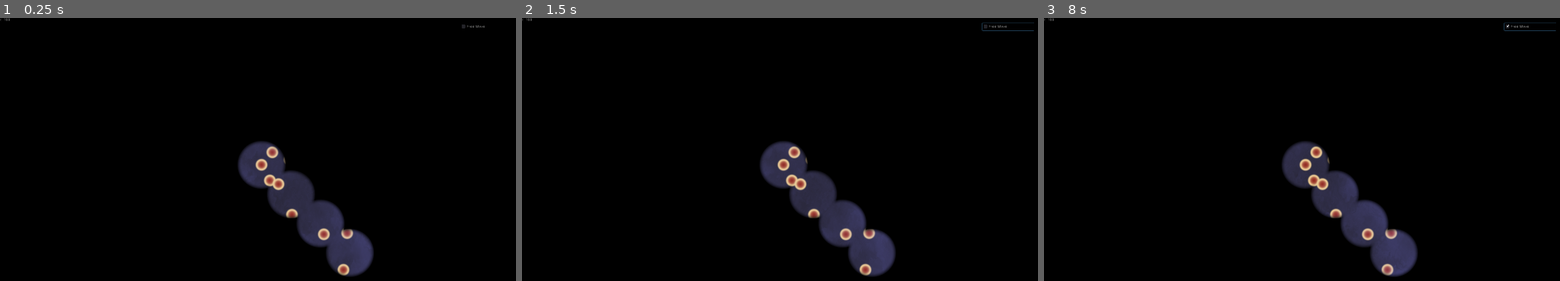
Above: before the commit, frames 1-3 (left to right).
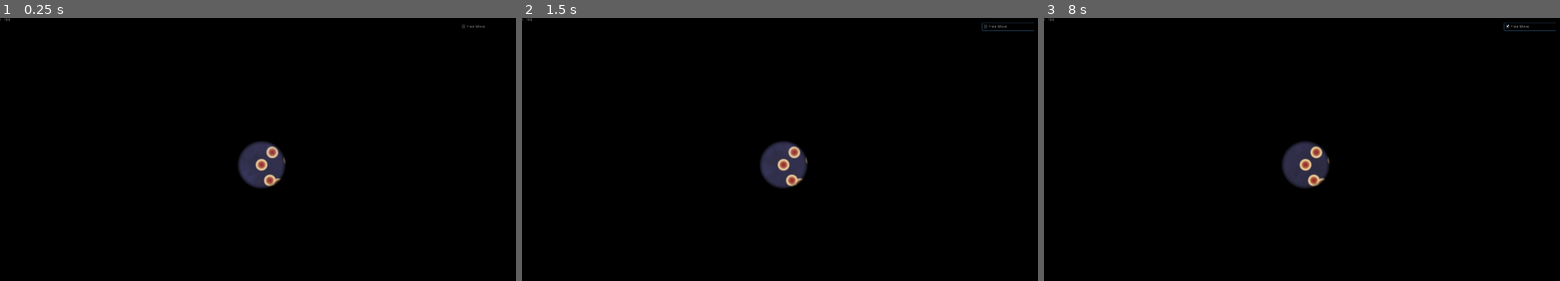
Above: after the commit, the same moments.

Repository: WeLoveGodot/GameOff2019
Game: Godot game, scene res://scene/Game.tscn
The game is run twice, just before and just after one commit, with the same random seed, the same clock (stepped at 60 frames per second) and the same inputs.
Inputs (mouse positions are in pixels of both pictures, inside the frame that each line leads up to):
- Up to frame 1 (0.25 s): no input
- Up to frame 2 (1.5 s): click "Free Move" at 0.5 s; click "Free Move" at 1.25 s
- Up to frame 3 (8 s): click "Free Move" at 2 s; tap Enter at 2.75, 4.25, 5.75 s; move the mouse to (1420, 149) at 2.77 s; click (1420, 149) at 2.92 s; tap Space at 3.5, 5, 6.5 s; move the mouse to (1198, 178) at 3.52 s; click (1198, 178) at 3.67 s; move the mouse to (1358, 99) at 4.27 s; click (1358, 99) at 4.42 s; move the mouse to (1281, 223) at 5.02 s; click (1281, 223) at 5.17 s; move the mouse to (1461, 209) at 5.77 s; click (1461, 209) at 5.92 s; move the mouse to (1147, 120) at 6.52 s; click (1147, 120) at 6.67 s; move the mouse to (1332, 165) at 7.27 s; click (1332, 165) at 7.42 s

The runs differ from the first frame. In frame 1, 3.7% of the frame differs, in the area x 51-73%, y 58-99%; in frame 2, 3.7%; in frame 3, 3.7%.

Commit message:
feat(game): draw holes with new drawer

Diff:
--- a/Holes.gd
+++ /dev/null
@@ -1,51 +0,0 @@
-extends Node2D
-
-# 用texture存洞的信息
-
-const MAX_HOLE = 128
-var holes = []
-var it = ImageTexture.new()
-var image = Image.new()
-var stream = StreamPeerBuffer.new()
-var mat
-var bytes = PoolByteArray([])
-
-var saved = false
-# Called when the node enters the scene tree for the first time.
-func _ready():
-  # test preformance
-  mat = $Rect.get_material()
-  for i in range(4):
-    holes.append({"pos": Vector2(i * 120, i * 120), "r": 100.0})
-  pack_holes()
-
-# Called every frame. 'delta' is the elapsed time since the previous frame.
-func _process(delta):
-  pack_holes()
-
-func pack_float(x: float):
-  stream.clear()
-  stream.put_float(x)
-  stream.seek(0)
-  for i in range(4):
-    bytes.append(stream.get_8())
-
-func pack_holes():
-  # image.lock()
-  # image.fill(Color("#000000"))
-  # image.unlock()
-  bytes = PoolByteArray([])
-  for i in range(holes.size()):
-    var hole = holes[i]
-    pack_float(hole["r"])
-    pack_float(hole["pos"].x)
-    pack_float(hole["pos"].y)
-  while bytes.size() < 3 * 4 * MAX_HOLE:
-    bytes.append(0)
-  image.create_from_data(MAX_HOLE, 1, false, Image.FORMAT_RGBF, bytes)
-  if !saved:
-    image.save_png("res://resource/texture/test.png")
-    saved = true
-  it.create_from_image(image)
-  $Sprite.texture = it
-  mat.set_shader_param("holes_tex", it)
--- a/scene/Game.gd
+++ b/scene/Game.gd
@@ -6,70 +6,75 @@
 var is_debug_camera: bool = false
 
 func _ready():
-	# test code
-	# init_camera()
-	init_planets()
-	add_me()
-	assert(me != null)
-	# test_tween()
+  # test code
+  # init_camera()
+  init_planets()
+  add_me()
+  assert(me != null)
+  # test_tween()
 
 func test_tween():
-	var t = $Tween
-	t.interpolate_property(me, "field_radius", 50, 1000, 1, Tween.TRANS_LINEAR, Tween.TRANS_LINEAR)
-	t.start()
+  var t = $Tween
+  t.interpolate_property(me, "field_radius", 50, 1000, 1, Tween.TRANS_LINEAR, Tween.TRANS_LINEAR)
+  t.start()
 
 func init_camera():
-	$Camera.zoom = Vector2(1, 1)
+  $Camera.zoom = Vector2(1, 1)
 
 func make_noise():
-	var noise = OpenSimplexNoise.new()
-	noise.seed = randi()
-	noise.octaves = 4
-	noise.period = 20.0
-	noise.persistence = 0.8
-	return noise
+  var noise = OpenSimplexNoise.new()
+  noise.seed = randi()
+  noise.octaves = 4
+  noise.period = 20.0
+  noise.persistence = 0.8
+  return noise
 
 func init_planets():
-	var s = Global.GEN_SIZE
-	var noise = make_noise()
-	var half_size = s / 2
-	for row in range(0, s, 5):
-		for col in range(0, s, 5):
-			var x = noise.get_noise_2d(row, col)
-			if abs(x) < Global.PLANTE_GEN_PROB && $Planets.len() < Global.MAX_PLANETS:
-				var coor = Vector2(row - half_size, col - half_size)
-				$Planets.new_planet(coor)
+  var s = Global.GEN_SIZE
+  var noise = make_noise()
+  var half_size = s / 2
+  for row in range(0, s, 5):
+    for col in range(0, s, 5):
+      var x = noise.get_noise_2d(row, col)
+      if abs(x) < Global.PLANTE_GEN_PROB && $Planets.len() < Global.MAX_PLANETS:
+        var coor = Vector2(row - half_size, col - half_size)
+        $Planets.new_planet(coor)
 
 func add_me():
-		me = $Planets.new_planet(Vector2(0, 0))
-		print("got me", me.position)
+	me = $Planets.new_planet(Vector2(0, 0))
+	print("got me", me.position, me.field_radius)
 
 
 # Called every frame. 'delta' is the elapsed time since the previous frame.
 func _process(delta):
-	if !is_debug_camera:
-		update_camera_zoom()
-	# $RangeDrawer.update_field_r(1000)
-	$RangeDrawer.update_field_r(me.field_radius)
+  if !is_debug_camera:
+    update_camera_zoom()
+  draw_holes()
 
-# func _draw():
+func draw_holes():
+	collect_holes()
+	$Holes.draw_holes()
+
+func collect_holes():
+	$Holes.clear_holes()
+	$Holes.add_hole(me.field_radius, me.get_coor())
 
 func update_camera_zoom():
-	var half_height = Global.EXRA_CAMERA_HEIGHT + Global.explore_distance(me)
-	# zoom==1 -> Global.WINDOW_SIZE.y
-	var zoom = half_height * 2 / Global.WINDOW_SIZE.y
-	$Camera.zoom = Vector2(zoom, zoom)
+  var half_height = Global.EXRA_CAMERA_HEIGHT + Global.explore_distance(me)
+  # zoom==1 -> Global.WINDOW_SIZE.y
+  var zoom = half_height * 2 / Global.WINDOW_SIZE.y
+  $Camera.zoom = Vector2(zoom, zoom)
 
 func _on_DebugMenu_debug_camera(is_debug):
-	is_debug_camera = is_debug
-	print(is_debug_camera)
+  is_debug_camera = is_debug
+  print(is_debug_camera)
 
 
 func _on_DebugMenu_new_camera_scale(is_up):
-	if is_debug_camera:
-		print("scale", is_up)
-		if is_up:
-			$Camera.zoom /= 1.2
-		else:
-			$Camera.zoom *= 1.2
-		print($Camera.zoom)
+  if is_debug_camera:
+    print("scale", is_up)
+    if is_up:
+      $Camera.zoom /= 1.2
+    else:
+      $Camera.zoom *= 1.2
+    print($Camera.zoom)
--- a/scene/Game.tscn
+++ b/scene/Game.tscn
@@ -1,13 +1,11 @@
-[gd_scene load_steps=10 format=2]
+[gd_scene load_steps=8 format=2]
 
 [ext_resource path="res://scene/Game.gd" type="Script" id=1]
 [ext_resource path="res://scene/Planets.gd" type="Script" id=2]
 [ext_resource path="res://resource/shader/new_shadermaterial.material" type="Material" id=3]
 [ext_resource path="res://resource/raw_fonts/Raleway/Raleway-Regular.ttf" type="DynamicFontData" id=4]
-[ext_resource path="res://resource/shader/field.material" type="Material" id=5]
-[ext_resource path="res://scene/RangeDrawer.gd" type="Script" id=6]
-[ext_resource path="res://scene/Holes.tscn" type="PackedScene" id=7]
-[ext_resource path="res://scene/DebugUI.gd" type="Script" id=8]
+[ext_resource path="res://scene/Holes.tscn" type="PackedScene" id=5]
+[ext_resource path="res://scene/DebugUI.gd" type="Script" id=6]
 
 [sub_resource type="DynamicFont" id=1]
 size = 32
@@ -46,17 +44,7 @@
 custom_fonts/font = SubResource( 1 )
 text = "Game Scene"
 
-[node name="RangeDrawer" type="ColorRect" parent="."]
-visible = false
-material = ExtResource( 5 )
-margin_left = -2048.0
-margin_top = -2048.0
-margin_right = 2048.0
-margin_bottom = 2048.0
-color = Color( 0, 0, 0, 1 )
-script = ExtResource( 6 )
-
-[node name="Holes" parent="." instance=ExtResource( 7 )]
+[node name="Holes" parent="." instance=ExtResource( 5 )]
 
 [node name="Tween" type="Tween" parent="."]
 
--- /dev/null
+++ b/scene/Holes.gd
@@ -0,0 +1,41 @@
+extends Node2D
+
+# 用texture存洞的信息
+
+const MAX_HOLE = 128
+var it = ImageTexture.new()
+var image = Image.new()
+var stream = StreamPeerBuffer.new()
+var mat
+var bytes = PoolByteArray([])
+const MAX_SIZE = 3 * 4 * MAX_HOLE
+
+func _ready():
+  mat = $Rect.get_material()
+
+# 调用这个加入新的洞
+func add_hole(r: float, pos: Vector2):
+  if bytes.size() >= MAX_SIZE:
+    return
+  pack_float(r)
+  pack_float(pos.x)
+  pack_float(pos.y)
+
+func clear_holes():
+  bytes = PoolByteArray([])
+
+# 最后调这个画，每帧一次之类的
+func draw_holes():
+  while bytes.size() < MAX_SIZE:
+    bytes.append(0)
+  image.create_from_data(MAX_HOLE, 1, false, Image.FORMAT_RGBF, bytes)
+  it.create_from_image(image)
+  $Sprite.texture = it
+  mat.set_shader_param("holes_tex", it)
+
+func pack_float(x: float):
+  stream.clear()
+  stream.put_float(x)
+  stream.seek(0)
+  for i in range(4):
+    bytes.append(stream.get_8())
--- a/scene/Holes.tscn
+++ b/scene/Holes.tscn
@@ -1,10 +1,10 @@
 [gd_scene load_steps=5 format=2]
 
-[ext_resource path="res://Holes.gd" type="Script" id=1]
+[ext_resource path="res://scene/Holes.gd" type="Script" id=1]
 [ext_resource path="res://resource/shader/Holes.shader" type="Shader" id=2]
 [ext_resource path="res://resource/texture/test.png" type="Texture" id=3]
 
-[sub_resource type="ShaderMaterial" id=2]
+[sub_resource type="ShaderMaterial" id=1]
 shader = ExtResource( 2 )
 shader_param/color = Plane( 0, 0, 0, 0 )
 shader_param/fdr = 0.8
--- a/scene/Planet.gd
+++ b/scene/Planet.gd
@@ -42,7 +42,7 @@
 	level = Global.tech_2_level(tech)
 
 func get_coor():
-	return self.coor
+	return position
 
 func _process(delta):
 	var now = OS.get_ticks_msec()
Not shown: 1 places in scene/Game.tscn that only renumber resources
Not shown: 1 places in scene/Holes.tscn that only renumber resources
